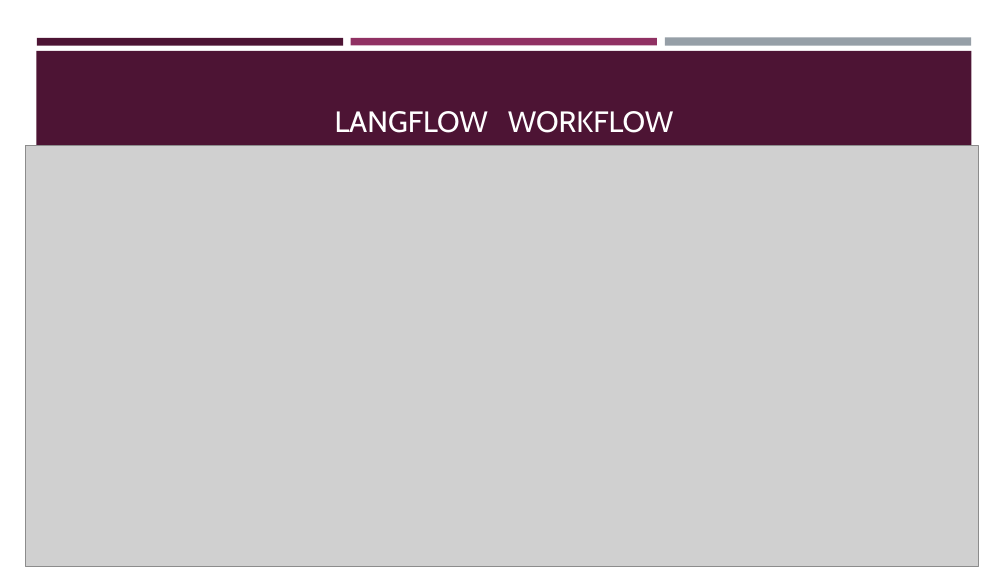
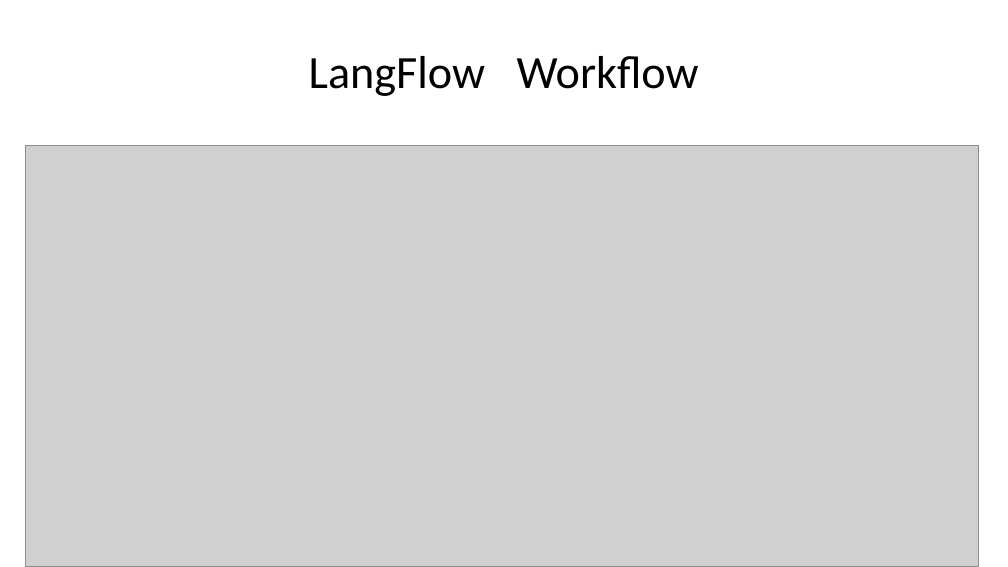
Before and after one commit to keyurbrahmbhatt-eng/social-media-agent-repo, a slide deck: slide 6 of KNB_Social_Media_Agent_Formatted_Presentation.pptx. Drawn at 1008x567 pixels with LibreOffice and Linux fonts; fonts in the diff are those of the drawing; grey boxes stand for pictures. Boxes give left, top, right and bottom in pixels: in the first picture for what was removed or moved away, otherwise in the second. Text is boxed around its words. In the diff, an @@ line names an element or a change of style, - is before the commit and + after.

```diff
--- a/KNB_Social_Media_Agent_Formatted_Presentation.pptx
+++ b/KNB_Social_Media_Agent_Formatted_Presentation.pptx
@@ title "LangFlow Workflow" at (309,56,699,96): vertical alignment bottom to middle @@
@@ rectangle removed at (36,51,972,149) @@
@@ rectangle removed at (37,38,343,45) @@
@@ title at (309,56,699,96): text changed; size 28 to 44 pt; font Cabin to Calibri; text colour #FFFFFF to #000000 @@
-LANGFLOW WORKFLOW
+LangFlow Workflow
@@ rectangle removed at (351,38,657,45) @@
@@ rectangle removed at (665,38,971,46) @@
```
Also in this commit, not shown: 13 other slides changed.
